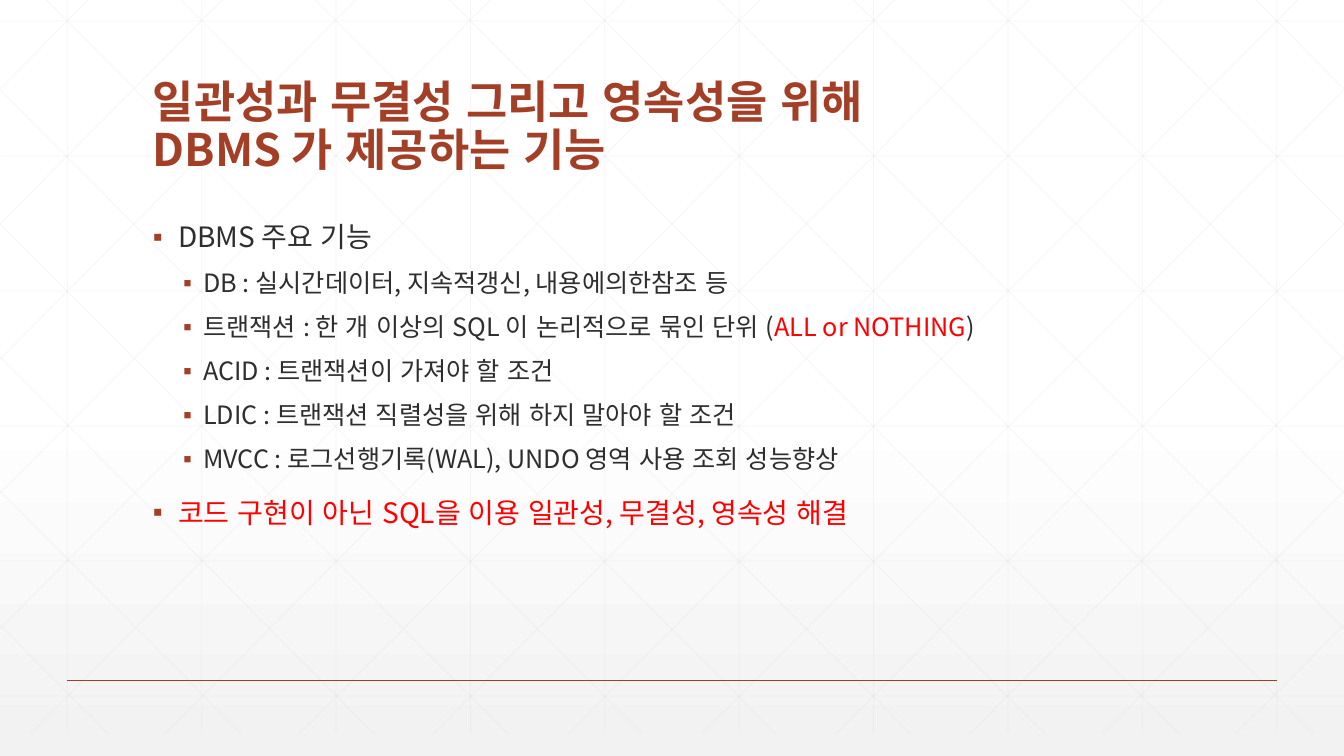
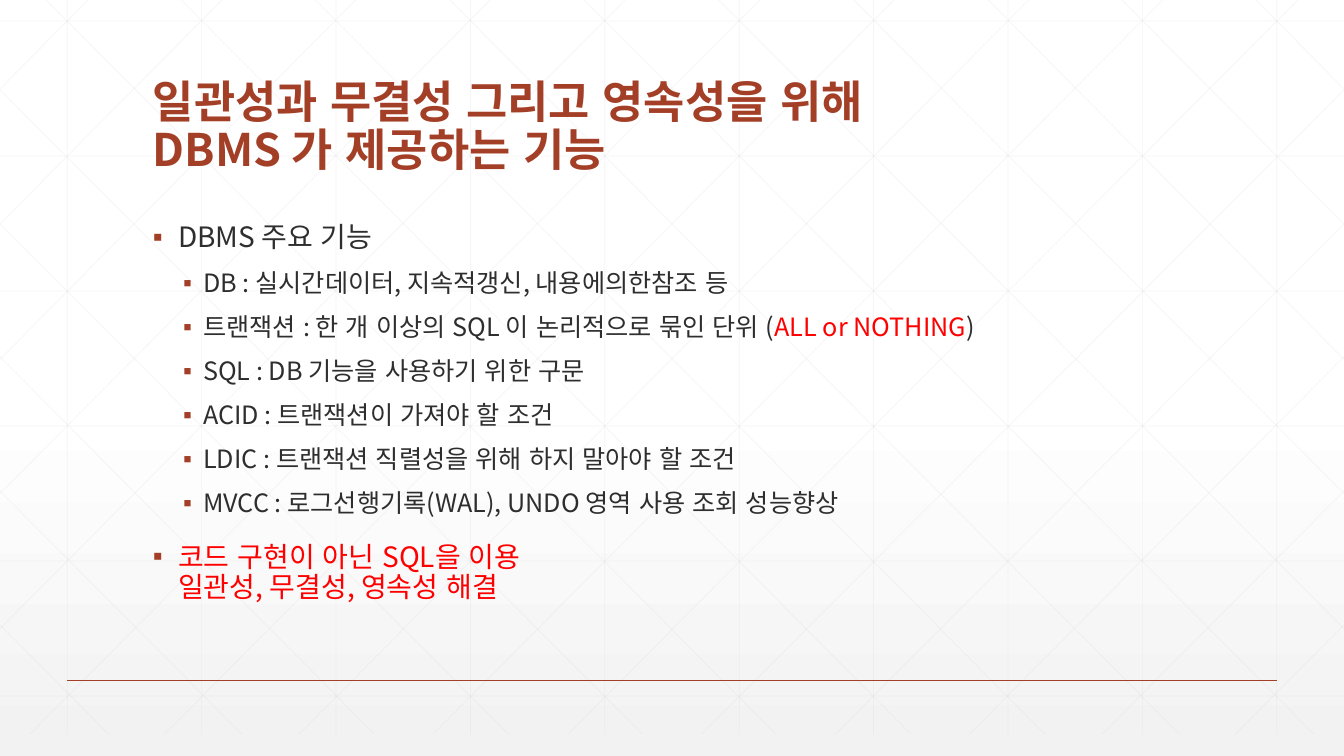
Before and after one commit to zeroshift01/code5, a slide deck: slide 4 of inflearn03/doc/3.1 DBMS는서비스의일관성과무결성그리고영속성을위해사용합니다.pptx. Drawn at 1344x756 pixels with LibreOffice and Linux fonts; fonts in the diff are those of the drawing. Boxes give left, top, right and bottom in pixels: in the first picture for what was removed or moved away, otherwise in the second. Text is boxed around its words. In the diff, an @@ line names an element or a change of style, - is before the commit and + after.

```diff
--- a/inflearn03/doc/3.1 DBMS는서비스의일관성과무결성그리고영속성을위해사용합니다.pptx
+++ b/inflearn03/doc/3.1 DBMS는서비스의일관성과무결성그리고영속성을위해사용합니다.pptx
@@ text at [203, 359, 584, 385]: paragraph added @@
+  ▪ SQL : DB 기능을 사용하기 위한 구문
```
Also in this commit, not shown: 1 other slide changed, 10 other files.
